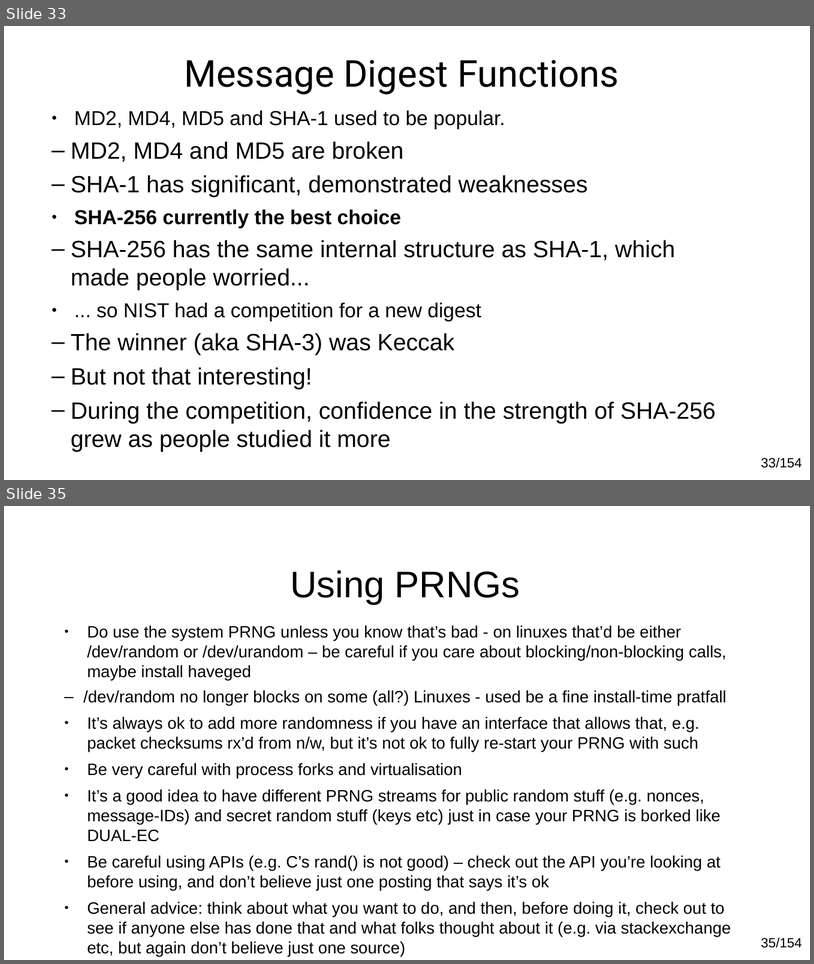
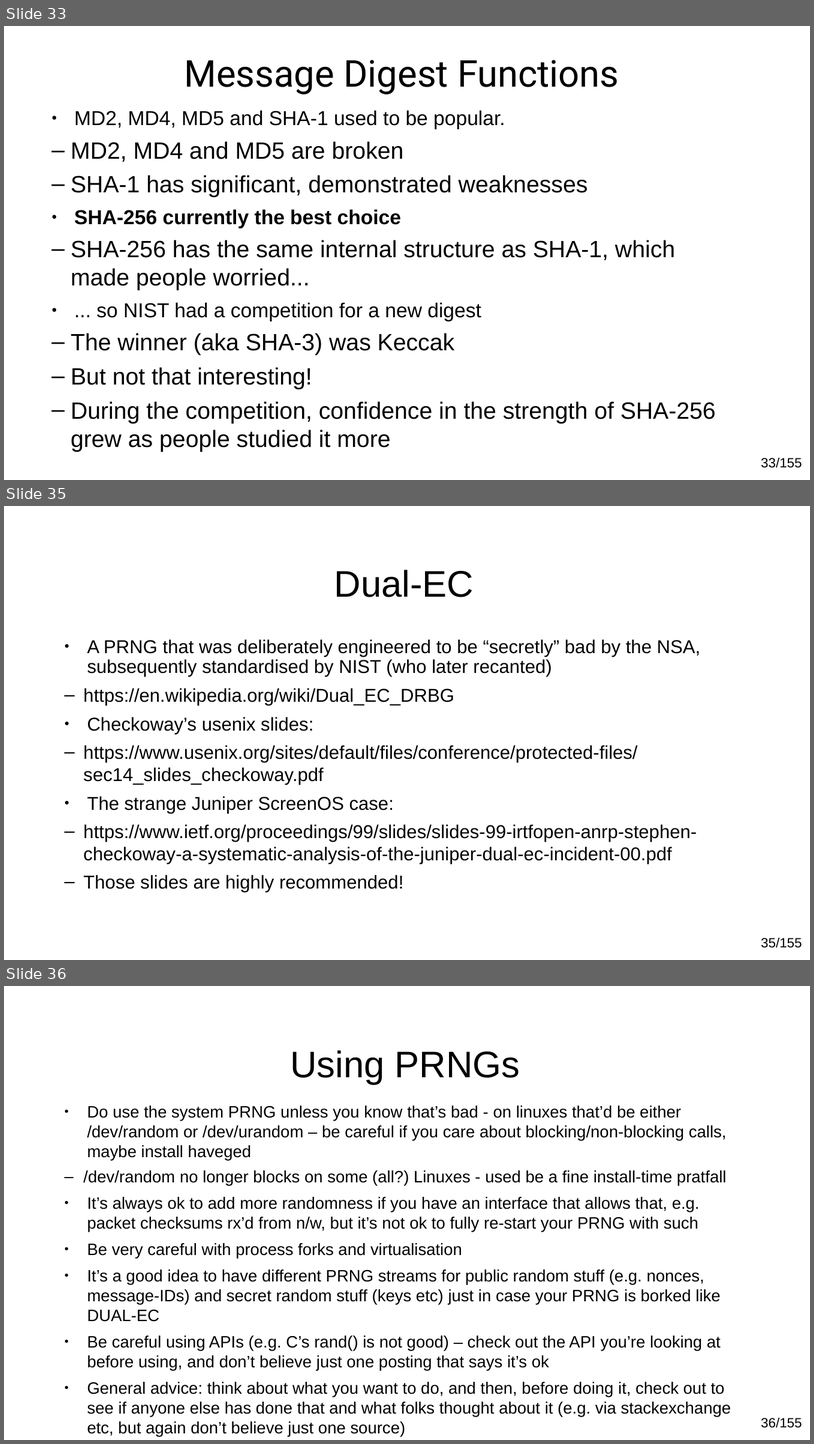
Before and after one commit to Teniola-Malomo/cs7053, a slide deck: 2026lectures/04-crypto.odp. Shown one above the other, each under a label of ours: slides 33 and 35 before the commit, slides 33, 35 and 36 after it; the slides between them are not shown. The pictures are 814x964 and 814x1444 pixels, drawn with LibreOffice and Linux fonts; fonts in the diff are those of the drawing. Boxes give left, top, right and bottom in pixels: in the first picture for what was removed or moved away, otherwise in the second. Text is boxed around its words. In the diff, an @@ line names an element or a change of style, - is before the commit and + after.

```diff
--- a/2026lectures/04-crypto.odp
+++ b/2026lectures/04-crypto.odp
@@ slide 35 added at [4,506,810,960], background #FFFFFF; not listed: 1 template element that a slide beside it also shows @@
@@ title added at [335,570,474,597], 33 pt, text #000000 @@
+Dual-EC
@@ text added at [83,639,701,892], 16.6 pt, text #000000 @@
+● A PRNG that was deliberately engineered to be “secretly” bad by the NSA, subsequently standardised by NIST (who later recanted)
+  – https://en.wikipedia.org/wiki/Dual_EC_DRBG
+● Checkoway’s usenix slides:
+  – https://www.usenix.org/sites/default/files/conference/protected-files/sec14_slides_checkoway.pdf
+● The strange Juniper ScreenOS case:
+  – https://www.ietf.org/proceedings/99/slides/slides-99-irtfopen-anrp-stephen-checkoway-a-systematic-analysis-of-the-juniper-dual-ec-incident-00.pdf
+  – Those slides are highly recommended!
@@ page number at [761,457,802,468]: text changed @@
-33/154
+33/155
@@ what was slide 35 is now slide 36 @@
@@ page number at [761,1417,802,1428]: text changed @@
-35/154
+36/155
```
Also in this commit, not shown: 1 slide changed, 2 other files.
